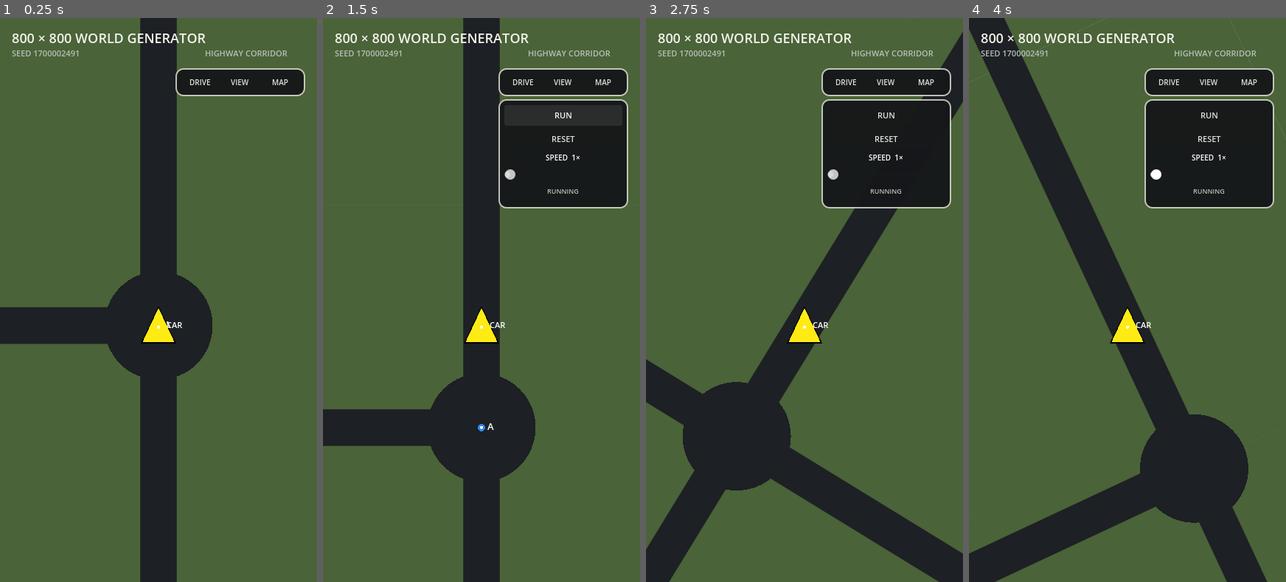
Above: before the commit, frames 1-4 (left to right).
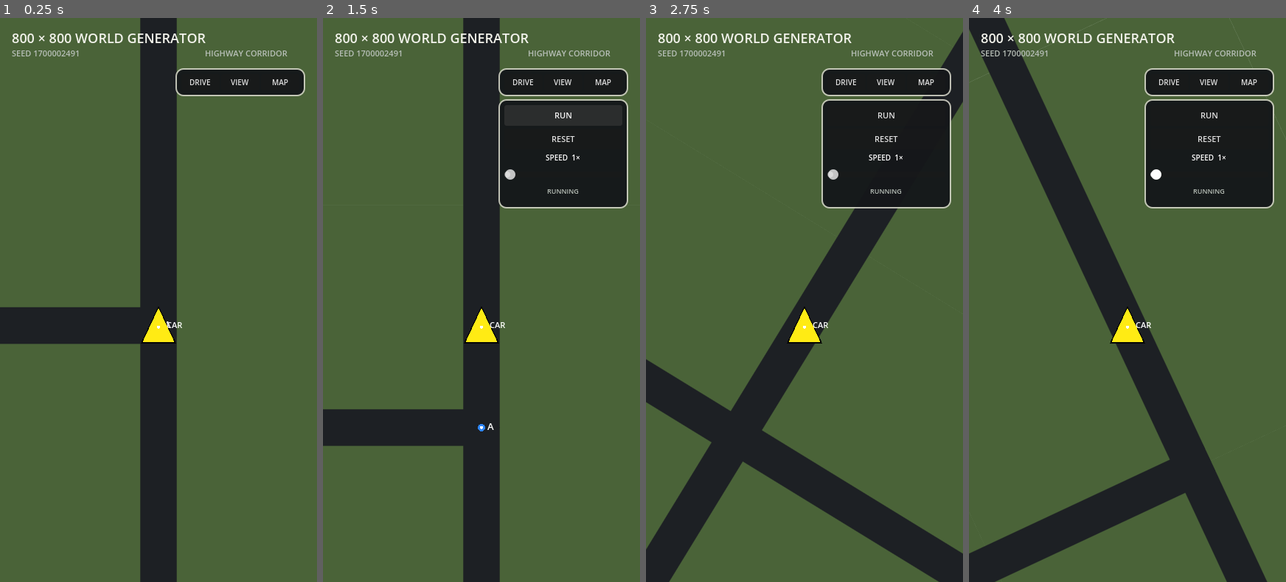
Above: after the commit, the same moments.

Repository: patrickcallahancomedy/comedian
Game: Godot game, scene res://scenes/drive/grid_world_prototype.tscn
The game is run twice, just before and just after one commit, with the same random seed, the same clock (stepped at 60 frames per second) and the same inputs. This scene is started directly instead of the project's main scene.
Inputs (mouse positions are in pixels of both pictures, inside the frame that each line leads up to):
- Up to frame 1 (0.25 s): no input
- Up to frame 2 (1.5 s): click "DRIVE" at 0.5 s; click "RUN" at 1.25 s
- Up to frame 3 (2.75 s): tap Enter (ui_accept) at 2, 2.27 s; move the mouse to (874, 271) at 2.02 s; hold Right from 2.03 s (still down); tap Space at 2.1 s; click (874, 271) at 2.17 s
- Up to frame 4 (4 s): release Right at 2.75 s; drag from (1064, 328) to (1111, 412) at 2.77 s; move the mouse to (1159, 175) at 3.52 s; hold Right from 3.53 s (still down); tap Space at 3.6 s

The runs differ from the first frame. In frame 1, 2.3% of the frame differs, in the area x 33-67%, y 45-64%; in frame 2, 2.3%; in frame 3, 1.6%; in frame 4, 2.3%, in the area x 53-89%, y 70-90%.

Commit message:
Clean up close drive intersections

Diff:
--- a/godot/scripts/drive/grid_world_map.gd
+++ b/godot/scripts/drive/grid_world_map.gd
@@ -410,50 +410,47 @@
 			continue
 
 		var road_class := _strongest_node_class(node_id)
-		var radius := (
-			float(generator.NEIGHBORHOOD_SPACING)
-			* LEGACY_LOCAL_ROAD_RATIO
-			* 0.5
-		)
+		var patch_width := LOCAL_ROAD_WIDTH_WORLD
 		var color := ROAD_COLOR
 
 		match road_class:
 			generator.RoadClass.CITY:
-				radius = (
-					LOCAL_ROAD_WIDTH_WORLD
-					* 0.5
-				)
+				patch_width = LOCAL_ROAD_WIDTH_WORLD
 			generator.RoadClass.CONNECTOR:
-				radius = (
+				patch_width = (
 					float(generator.CONNECTOR_STEP)
 					* LEGACY_LOCAL_ROAD_RATIO
-					* 0.5
 				)
 				color = CONNECTOR_COLOR
 			generator.RoadClass.RAMP:
-				radius = (
-					float(generator.HIGHWAY_LANE_SPACING)
-					* HIGHWAY_LANE_FILL_RATIO
-					* 0.5
-				)
-				color = RAMP_COLOR
+				# Ramp/highway geometry already overlaps cleanly; a circular
+				# node patch becomes a giant blob in close Drive View.
+				continue
 			generator.RoadClass.HIGHWAY:
-				radius = (
-					float(generator.HIGHWAY_LANE_SPACING)
-					* HIGHWAY_LANE_FILL_RATIO
-					* 0.5
-				)
-				color = HIGHWAY_COLOR
-
-		draw_circle(
-			_world_to_screen(
-				Vector2(generator.nodes[node_id])
-			),
-			maxf(1.0, radius * map_scale),
+				continue
+
+		_draw_square_road_patch(
+			Vector2(generator.nodes[node_id]),
+			patch_width,
 			color
 		)
 
 	_draw_auxiliary_merge_nodes()
+
+
+func _draw_square_road_patch(
+	world_center: Vector2,
+	world_width: float,
+	color: Color
+) -> void:
+	var half := world_width * 0.5
+	var corners := PackedVector2Array([
+		_world_to_screen(world_center + Vector2(-half, -half)),
+		_world_to_screen(world_center + Vector2(half, -half)),
+		_world_to_screen(world_center + Vector2(half, half)),
+		_world_to_screen(world_center + Vector2(-half, half)),
+	])
+	draw_colored_polygon(corners, color)
 
 
 func _draw_three_lane_highway(start: Vector2, finish: Vector2) -> void:
